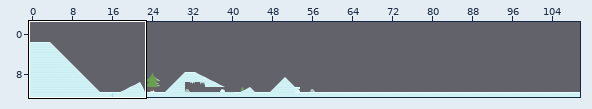
Two versions of a level (Tiled map, map/test.tmx). Above: a wide view before the commit, with the close-up outlined.
Close-up. The starting point:
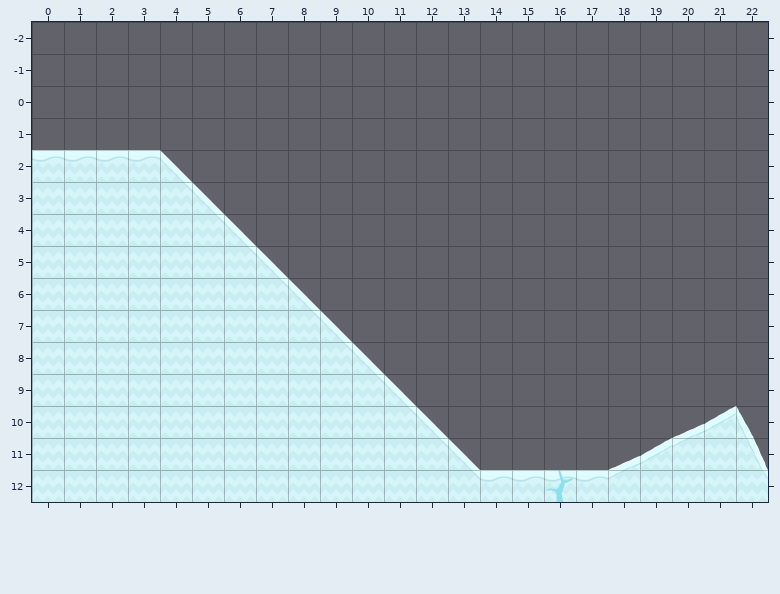
Cells are 70x70 px. Shown: x 0..22, y -2..12. The old version is drawn lined up with the new one.
After:
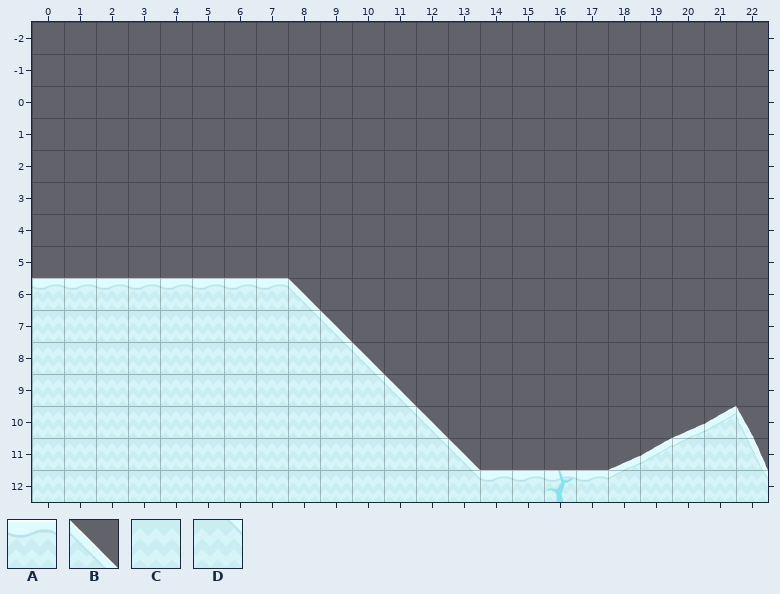
Key: from "kenney": A 3, B 6, C 16, D 20.
_ is an empty cell.
Difference:
map size 2000x15 -> 2000x13 cells (old content now starts at 0,-2; both pictures use the new coordinates)
Layer "layer 1":
y 2: x 0..4 AAAAB -> _____
y 3: x 0..5 CCCCDB -> ______
y 4: x 0..6 CCCCCDB -> _______
y 5: x 0..7 CCCCCCDB -> ________
y 6: x 0..7 CCCCCCCD -> AAAAAAAA
Pixel boxes of the changes (left, top, right, bottom) in both close-ups:
changed: (32, 150, 288, 290)
